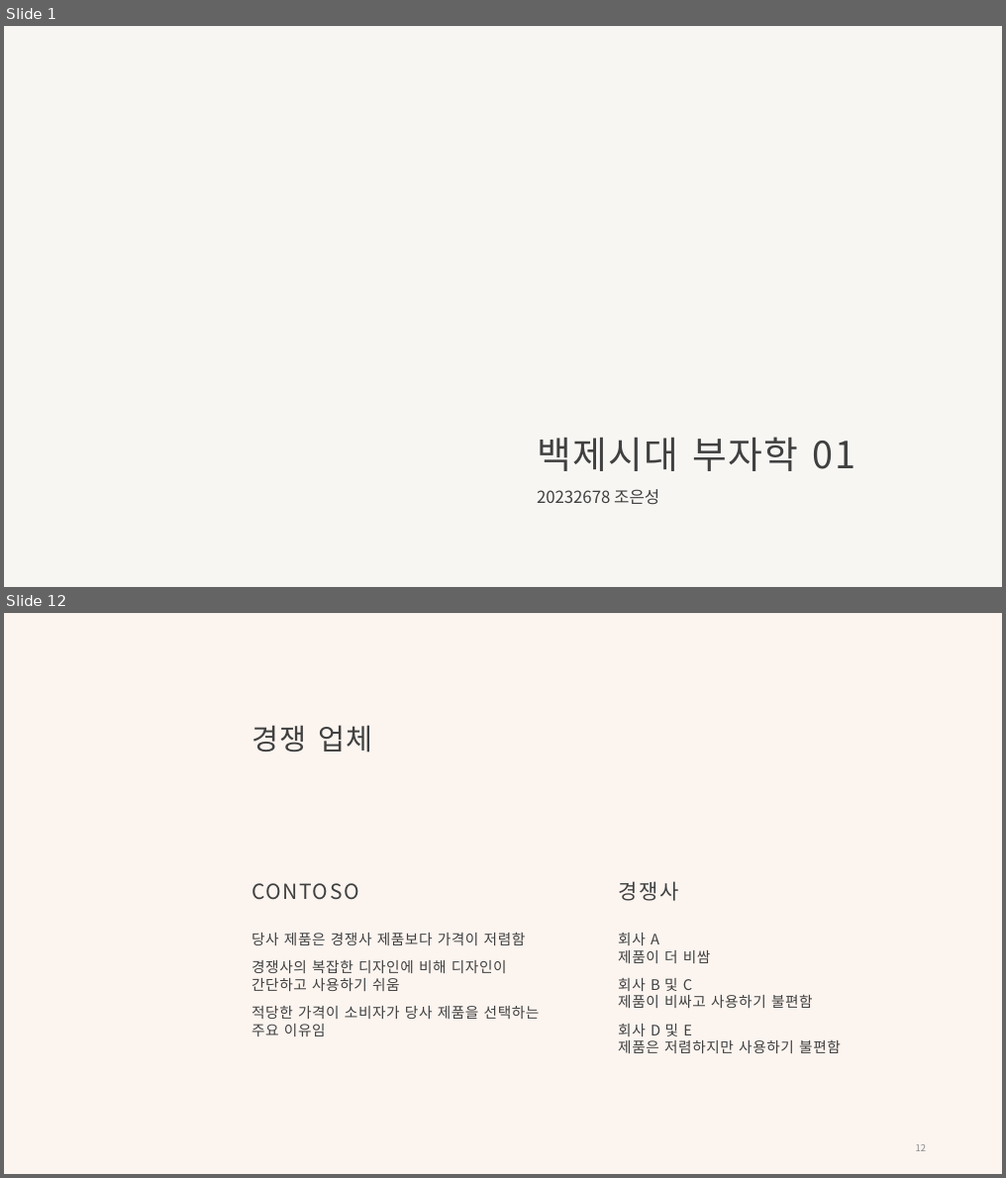
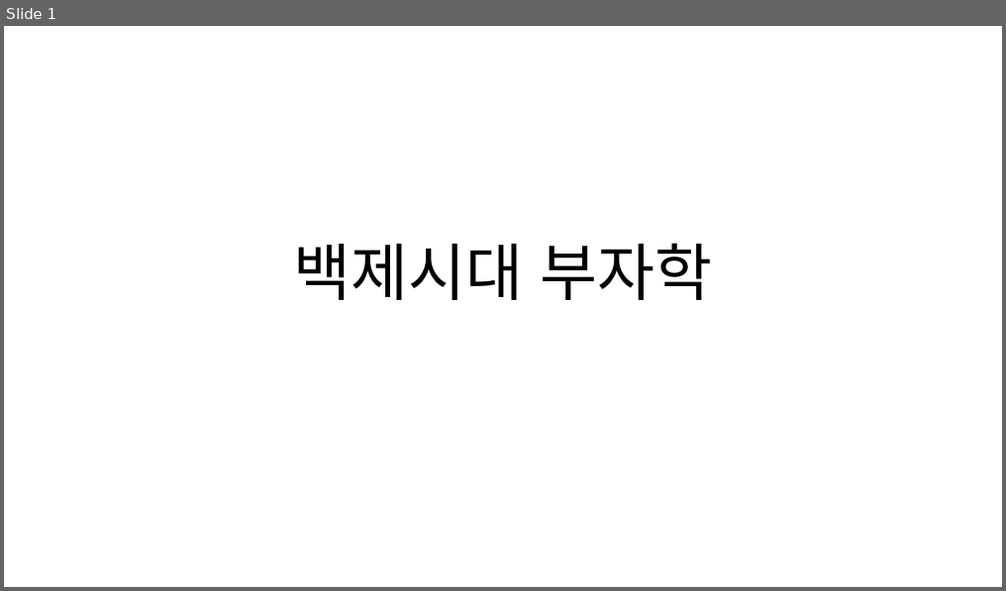
Before and after one commit to EunSeong-Jo/DMU, a slide deck: 1-freshman/2st-semester/백세시대부자학/백제시대부자학-조은성.pptx. Shown one above the other, each under a label of ours: slides 1 and 12 before the commit, slide 1 after it; the slides between them are not shown. The pictures are 1006x1178 and 1006x591 pixels, drawn with LibreOffice and Linux fonts; fonts in the diff are those of the drawing; background and template pictures are left out. Boxes give left, top, right and bottom in pixels: in the first picture for what was removed or moved away, otherwise in the second. Text is boxed around its words. In the diff, an @@ line names an element or a change of style, - is before the commit and + after.

```diff
--- a/1-freshman/2st-semester/백세시대부자학/백제시대부자학-조은성.pptx
+++ b/1-freshman/2st-semester/백세시대부자학/백제시대부자학-조은성.pptx
@@ slide 12 removed at [4,613,1002,1174], background #FBF4EF @@
@@ title removed at [252,725,373,753] @@
-경쟁 업체
@@ text removed at [252,883,359,900] @@
-CONTOSO
@@ text removed at [618,881,678,901] @@
-경쟁사
@@ text removed at [252,932,540,1037] @@
-당사 제품은 경쟁사 제품보다 가격이 저렴함
-경쟁사의 복잡한 디자인에 비해 디자인이 간단하고 사용하기 쉬움
-적당한 가격이 소비자가 당사 제품을 선택하는 주요 이유임
@@ text removed at [618,933,841,1054] @@
-회사 A
-제품이 더 비쌈
-회사 B 및 C
-제품이 비싸고 사용하기 불편함
-회사 D 및 E
-제품은 저렴하지만 사용하기 불편함
@@ page number removed at [916,1145,926,1152] @@
-12
@@ slide 1 changed as well @@
@@ background #F7F6F3 to #FFFFFF @@
@@ title at [293,243,713,300]: text changed; size 36 to 60 pt; text colour #404040 to #000000 @@
-백제시대 부자학 01
+백제시대 부자학
@@ subtitle removed at [537,489,659,505] @@
-20232678 조은성
```
Also in this commit, not shown: 6 slides added, 20 other slides removed, 8 other files.
